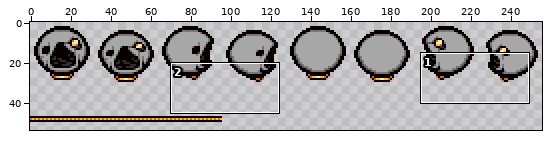
Edited in one commit: sprite sheet (resources/gfx/characters/costumes/costume_keepersrope.png). The first picture is a wide view before the edit; the outline marks the close-up.
Close-up. As it was:
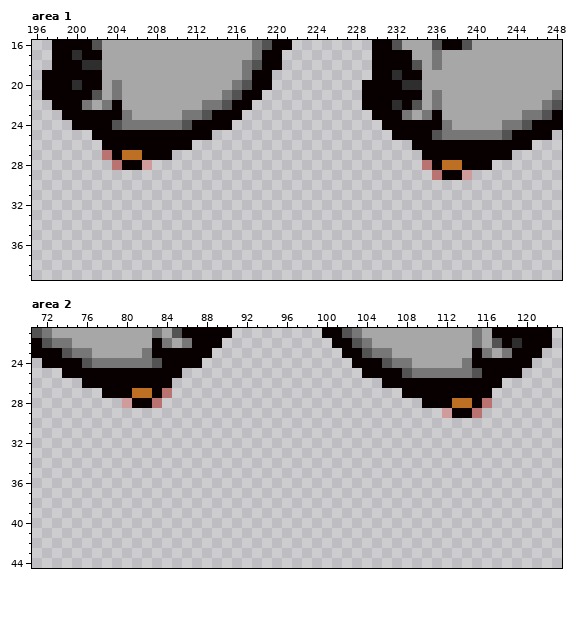
The file is 256x64 pixels. Shown: area 1: x 196..248, y 16..39; area 2: x 71..123, y 21..44. The wide view leaves out empty margins.
The result:
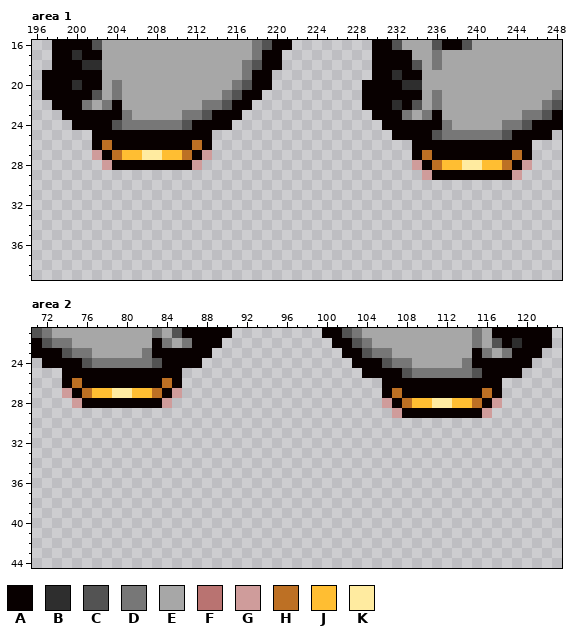
Palette (. is transparent): A #080000  B #2e2e2e  C #535353  D #777777  E #a7a7a7  F #b97371  G #cf9c9b  H #bd7024  J #ffbe32  K #ffeba0
Diff:
--- area 1
@@ x 196..248 @@
 25 ......AAAAAAAAAAAA..................AAAACDDDDDDCAAAA.
-26 .......AAAAAAAAA......................AAAAAAAAAAAA...
-27 .......FAHHAAA.........................AAAAAAAAA.....
-28 ........FAAG...........................FAHHAAA.......
-29 ........................................FAAG.........
+26 ......AHAAAAAAAAHA....................AAAAAAAAAAAA...
+27 ......GAHJJKKJJHAG....................AHAAAAAAAAHA...
+28 .......GAAAAAAAAG.....................GAHJJKKJJHAG...
+29 .......................................GAAAAAAAAG....
 30 .....................................................
--- area 2
@@ x 71..123 @@
 25 ...AAAAAAAAAAAA..................AAAACDDDDDDCAAAA....
-26 .....AAAAAAAAA.....................AAAAAAAAAAAA......
-27 .......AAAHHAF.......................AAAAAAAAA.......
-28 .........GAAF..........................AAAHHAF.......
-29 .........................................GAAF........
+26 ...AHAAAAAAAAHA....................AAAAAAAAAAAA......
+27 ...GAHJJKKJJHAG....................AHAAAAAAAAHA......
+28 ....GAAAAAAAAG.....................GAHJJKKJJHAG......
+29 ....................................GAAAAAAAAG.......
 30 .....................................................
